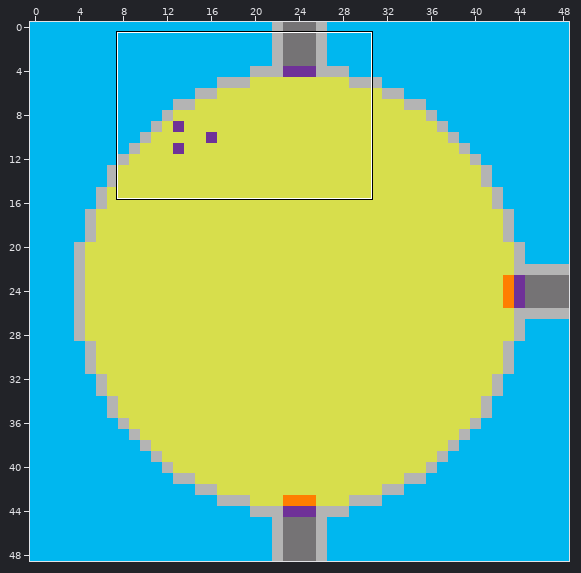
A Tiled map gets an edit: novo_prototipo/Mapa/Mapas/deserto.tmx. The picture above shows the old version from afar; the outline marks the close-up.
Close-up. Earlier state:
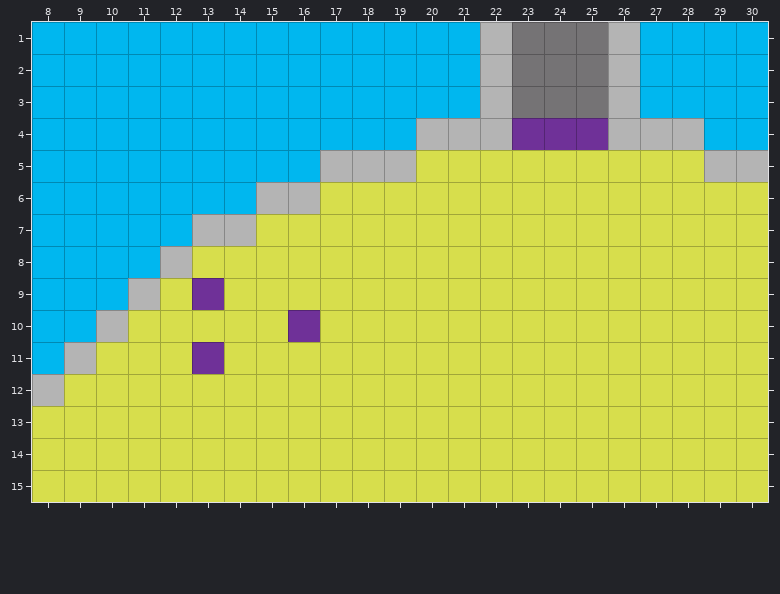
Cells are 64x64 px. Shown: x 8..30, y 1..15. The commit also changed other parts of the map, which this record leaves out.
The result:
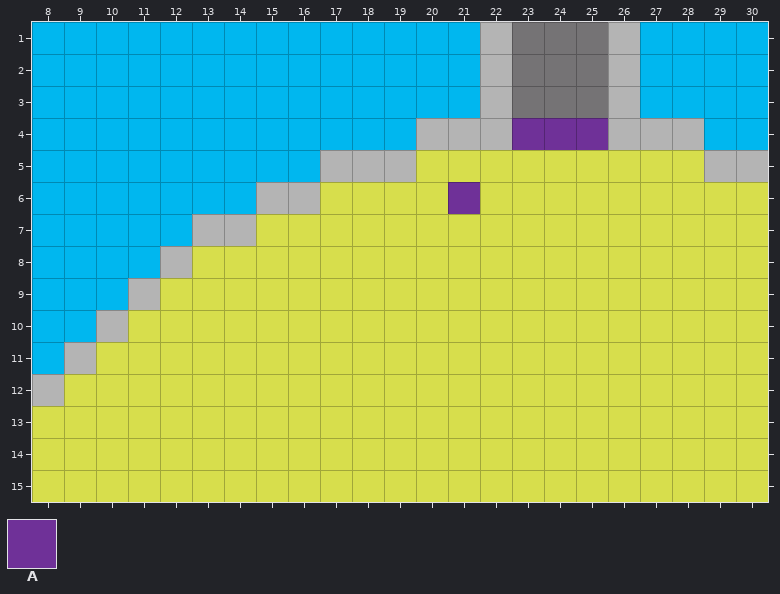
Key: from "tileset": A 6.
_ is an empty cell.
Objects are placed by their top-left corner, in cells (3,4 is the top-left corner of cell 3,4); size is 1x1 cell unless given.
Commit: Alteração nos blocos de transporte dos mapas
Edits made:
Layer "TpFloresta" (removed):
y 9: x 13 A -> _
Layer "TpPlanicie" (removed):
y 11: x 13 A -> _
Layer "TpTransporte" (removed):
y 10: x 16 A -> _
Layer "Tps" (added):
added: A "Floresta" at 21,6
Boxes around the changes in both close-ups, in picture pixels (x1, y1, x2, y2):
added: (448, 182, 480, 214)
removed: (192, 278, 224, 310)
removed: (288, 310, 320, 342)
removed: (192, 342, 224, 374)
